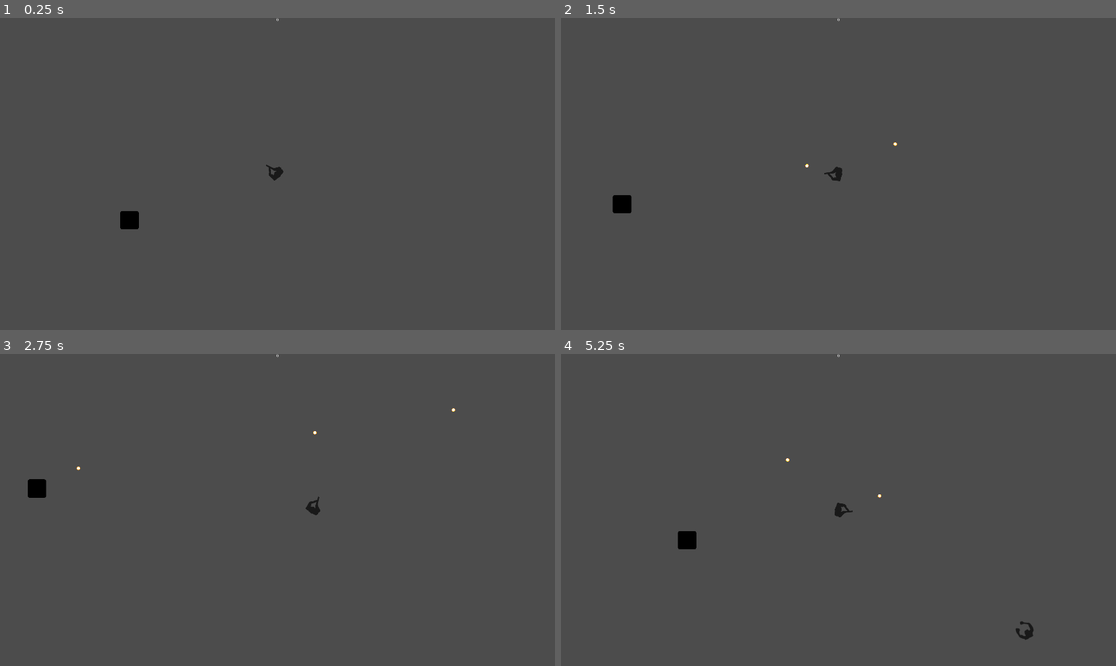
Above: before the commit, frames 1-4 (two rows, left to right).
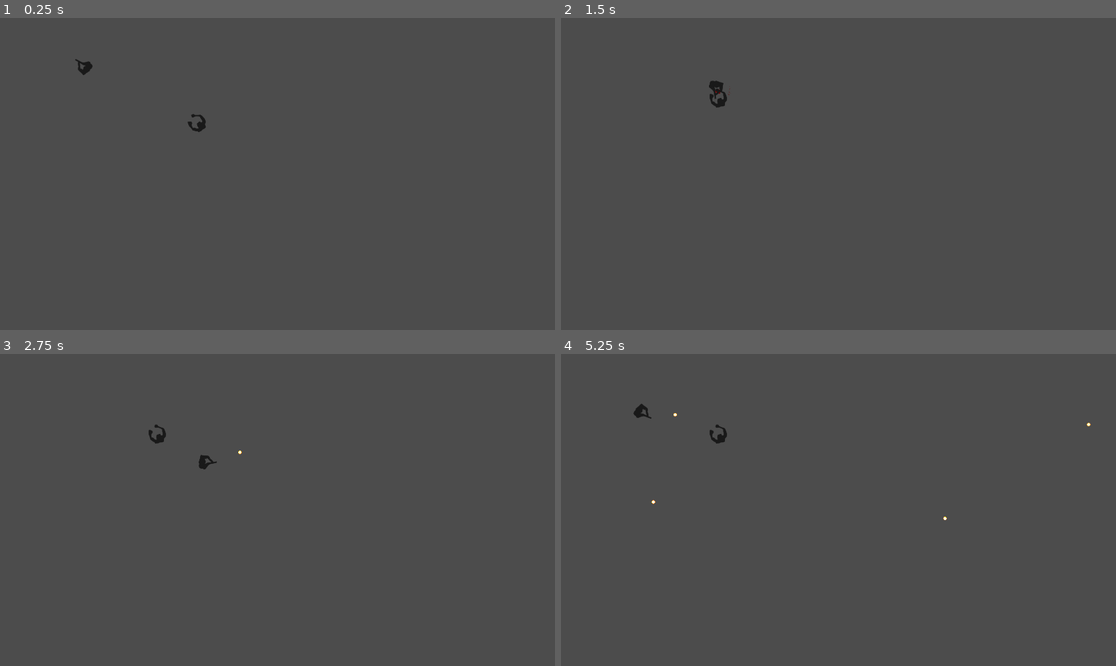
Above: after the commit, the same moments.

Repository: tliss/Godot-Top-Down-Shooter
Game: Godot game, scene res://TestScene.tscn
Two runs of this game, one before a commit and one after it. Both use one fixed random seed, a clock stepped at 60 frames per second and the inputs below. Before the commit the project starts from res://World.tscn. The engine's default icon, where the game draws it, is replaced by a stand-in: a white triangle on a blue panel in a dark square. Sound files missing from this copy of the repository are replaced by a short silence.
Inputs (mouse positions are in pixels of both pictures, inside the frame that each line leads up to):
- Up to frame 1 (0.25 s): no input
- Up to frame 2 (1.5 s): move the mouse to (960, 158) at 0.52 s; press the mouse at (960, 158) at 0.53 s; hold D (move_right) 0.53-1.28 s; move the mouse to (727, 189) at 1.27 s; release the mouse at (727, 189) at 1.28 s; hold S (move_down) from 1.28 s (still down); click (727, 189) at 1.35 s
- Up to frame 3 (2.75 s): move the mouse to (333, 441) at 2.02 s; release S (move_down) at 2.03 s; press the mouse at (333, 441) at 2.03 s; hold D (move_right) from 2.03 s (still down)
- Up to frame 4 (5.25 s): move the mouse to (810, 572) at 2.77 s; release D (move_right) at 2.78 s; release the mouse at (810, 572) at 2.78 s; hold W (move_up) 2.78-3.53 s; click (810, 572) at 2.85 s; move the mouse to (1005, 556) at 3.52 s; press the mouse at (1005, 556) at 3.53 s; hold A (move_left) 3.53-5.03 s; move the mouse to (672, 463) at 4.27 s; release the mouse at (672, 463) at 4.28 s; click (672, 463) at 4.35 s; move the mouse to (866, 510) at 5.02 s; press the mouse at (866, 510) at 5.03 s; hold S (move_down) from 5.03 s (still down)

The runs differ from the first frame. In frame 1, 0.4% of the frame differs, in the area x 13-52%, y 0-68%; in frame 2, 0.4%; in frame 3, 0.5%; in frame 4, 0.6%, in the area x 13-96%, y 0-92%.
Error after the commit: Invalid get index 'ro' (on base: 'Area2D (Bullet.gd)'). (res://Zombie.gd:79)

Commit message:
More progress on blood splurt

Diff:
--- a/BloodSplurt.tscn
+++ b/BloodSplurt.tscn
@@ -20,6 +20,7 @@
 spread = 25.0
 gravity = Vector3( 0, 0, 0 )
 initial_velocity = 50.0
+angular_velocity = 1.05
 orbit_velocity = 0.0
 orbit_velocity_random = 0.0
 angle = 360.0
@@ -29,8 +30,6 @@
 color_ramp = SubResource( 2 )
 
 [node name="BloodSplurt" type="Particles2D"]
-position = Vector2( -30.3048, -0.527039 )
-rotation = 3.14159
 z_index = -1
 emitting = false
 amount = 100
--- a/Bullet.gd
+++ b/Bullet.gd
@@ -13,7 +13,7 @@
 
 func _on_Bullet_body_entered(body):
 	if body.is_in_group("zombies"):
-		body.kill(global_position)
+		body.kill(self)
 		queue_free()
 	if body.is_in_group("obstacle"):
 		queue_free()
--- a/Zombie.gd
+++ b/Zombie.gd
@@ -22,13 +22,16 @@
 	attack()
 
 func move(delta):
-	if not dying:
+	if dying:
+		pass
+	else:
 		# Find player and move towards them
 		player = get_tree().get_nodes_in_group("player")[0]
 		if player == null:
 			return
 		var vec_to_player = player.global_position - global_position
 		vec_to_player = vec_to_player.normalized()
+		# atan2 gives you the angle between the x-axis and the vector (x,y) in radians
 		global_rotation = atan2(vec_to_player.y, vec_to_player.x)
 
 		# Move towards player
@@ -43,19 +46,39 @@
 		if coll.name == "Player":
 			coll.kill()
 
-func kill(bullet_vector):
+func kill(bullet):
 	dying = true
 	emit_signal("add_score", 1)
-	set_blood_position(bullet_vector)
+	spawn_blood(bullet)
 	$RayCast2D.enabled = false
-	$CollisionShape2D.set_deferred("disabled", true)
+#	$CollisionShape2D.set_deferred("disabled", true)
 	$DeathSound.play()
 	yield($DeathSound, "finished")
-	queue_free()
+#	queue_free()
 
 func set_player(p):
 	player = p
 
-func set_blood_position(bullet_vector):
+func spawn_blood(bullet):
 	var blood = BLOOD.instance()
 	get_parent().add_child(blood)
+
+	# Position the blood
+	var c_shape = $CollisionShape2D.shape
+	var bullet_shape = bullet.get_node("CollisionShape2D").shape
+	var intersect_list = c_shape.collide_and_get_contacts(transform, bullet_shape, bullet.transform)
+	if intersect_list.size() > 0:
+		blood.position = intersect_list[0]
+
+	# Rotate the blood
+	# TODO: We need to figure out the current rotation of the bullet compared to the WORLD
+	# We then set the blood to be the same rotation.
+
+	var s = blood.position.normalized().dot(global_position)
+
+	print(str(bullet.position) + ", " + str(bullet.global_position) + ", " + str(bullet.ro))
+
+
+#	var bullet_dir = bullet.global_position.normalized()
+	# atan2 gives you the angle between the x-axis and the vector (x,y) in radians
+#	blood.global_rotation = atan2(bullet_dir.y, bullet_dir.x)
--- a/Zombie.tscn
+++ b/Zombie.tscn
@@ -16,10 +16,11 @@
 shape = SubResource( 1 )
 
 [node name="Sprite" type="Sprite" parent="."]
-position = Vector2( 16.2858, 0.794426 )
+position = Vector2( 1.2858, 0.794426 )
 texture = ExtResource( 2 )
 
 [node name="RayCast2D" type="RayCast2D" parent="."]
+position = Vector2( -19, 0 )
 enabled = true
 cast_to = Vector2( 50, 0 )
 
--- a/project.godot
+++ b/project.godot
@@ -16,7 +16,7 @@
 [application]
 
 config/name="Top Down Shooter"
-run/main_scene="res://World.tscn"
+run/main_scene="res://TestScene.tscn"
 config/icon="res://img/player.png"
 
 [display]
